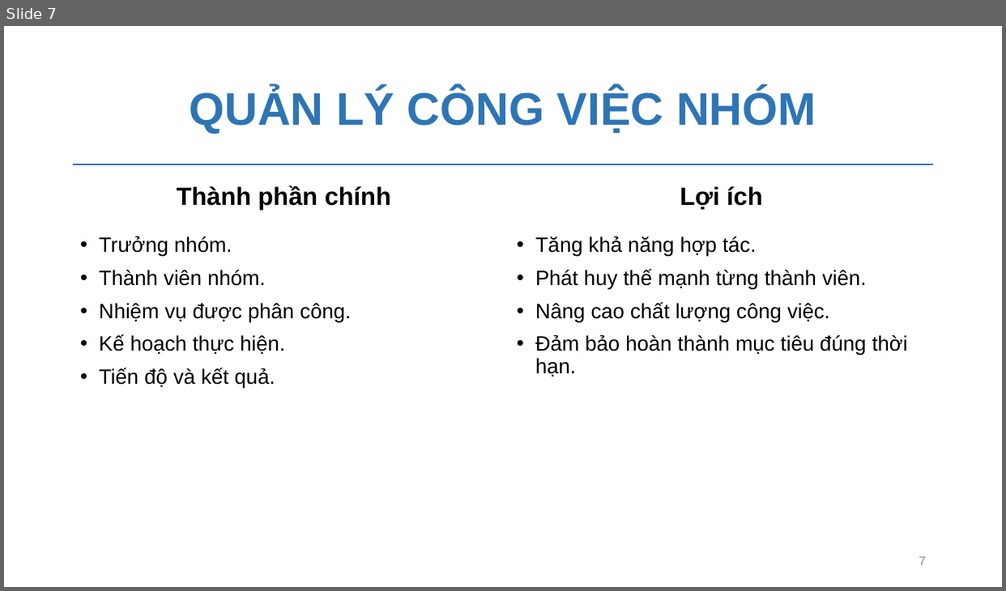
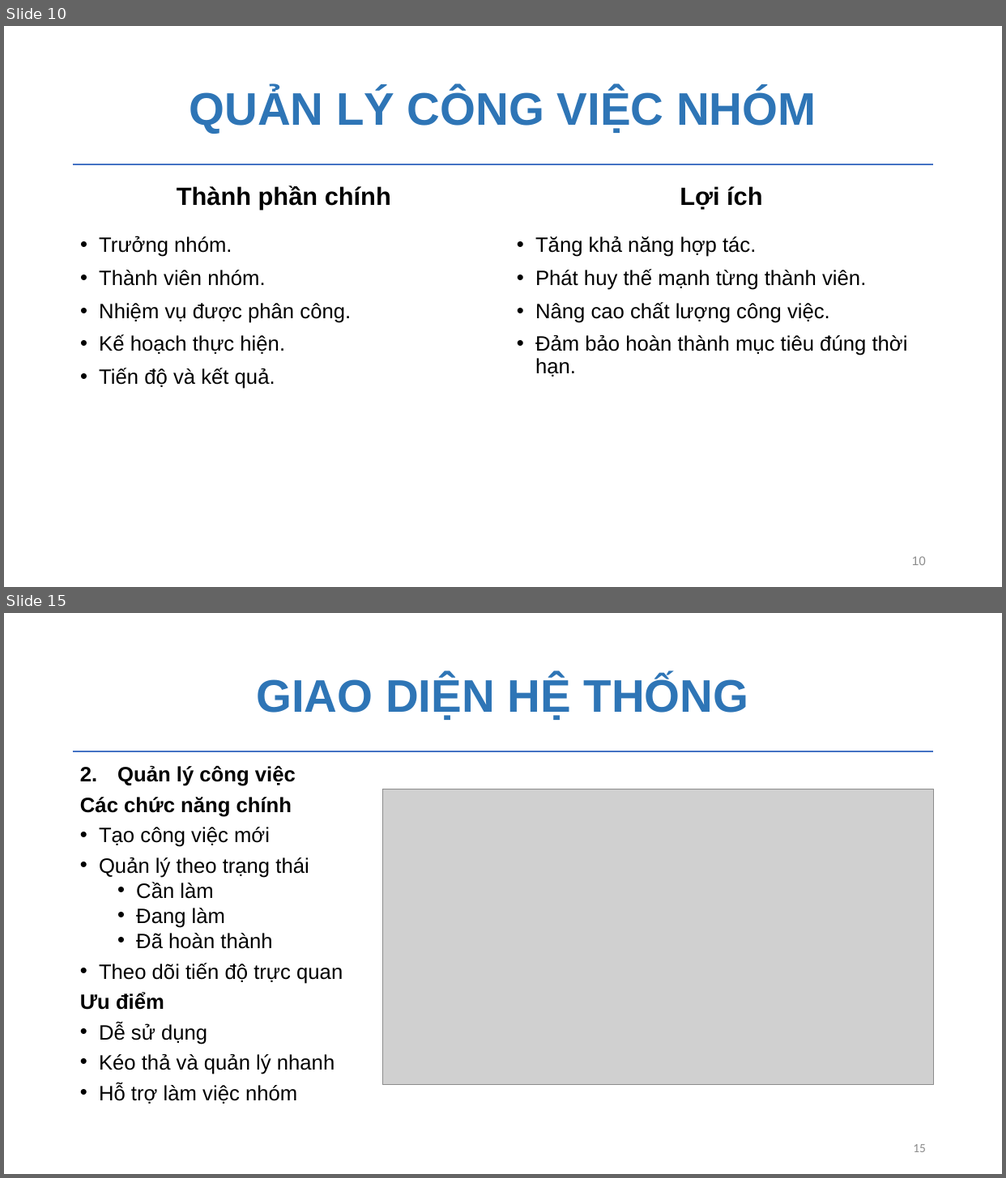
Before and after one commit to chautuyettran/CNPM-nhom17, a slide deck: nhom17.pptx. Shown one above the other, each under a label of ours: slide 7 before the commit, slides 10 and 15 after it; the slides between them are not shown. The pictures are 1006x591 and 1006x1178 pixels, drawn with LibreOffice and Linux fonts; fonts in the diff are those of the drawing; grey boxes stand for pictures; background and template pictures are left out. Boxes give left, top, right and bottom in pixels: in the first picture for what was removed or moved away, otherwise in the second. Text is boxed around its words. In the diff, an @@ line names an element or a change of style, - is before the commit and + after.

```diff
--- a/nhom17.pptx
+++ b/nhom17.pptx
@@ slide 15 added at box(4, 613, 1002, 1174), background #FFFFFF; not listed: 1 template element that a slide beside it also shows @@
@@ title added at box(256, 675, 749, 720), 44 pt, text #2E75B6, bold @@
+GIAO DIỆN HỆ THỐNG
@@ text added at box(80, 765, 343, 1104), 20 pt, text #000000 @@
+2. Quản lý công việc
+Các chức năng chính
+• Tạo công việc mới
+• Quản lý theo trạng thái
+  • Cần làm
+  • Đang làm
+  • Đã hoàn thành
+• Theo dõi tiến độ trực quan
+Ưu điểm
+• Dễ sử dụng
+• Kéo thả và quản lý nhanh
+• Hỗ trợ làm việc nhóm
@@ picture added at box(383, 789, 933, 1085) @@
@@ page number added at box(913, 1144, 926, 1152), 12 pt, text #8C8C8C @@
+15
@@ what was slide 7 is now slide 10 @@
@@ page number at box(912, 557, 926, 565): text changed @@
-7
+10
```
Also in this commit, not shown: 8 slides changed, 9 other slides added, 1 slide removed, 17 other files.
